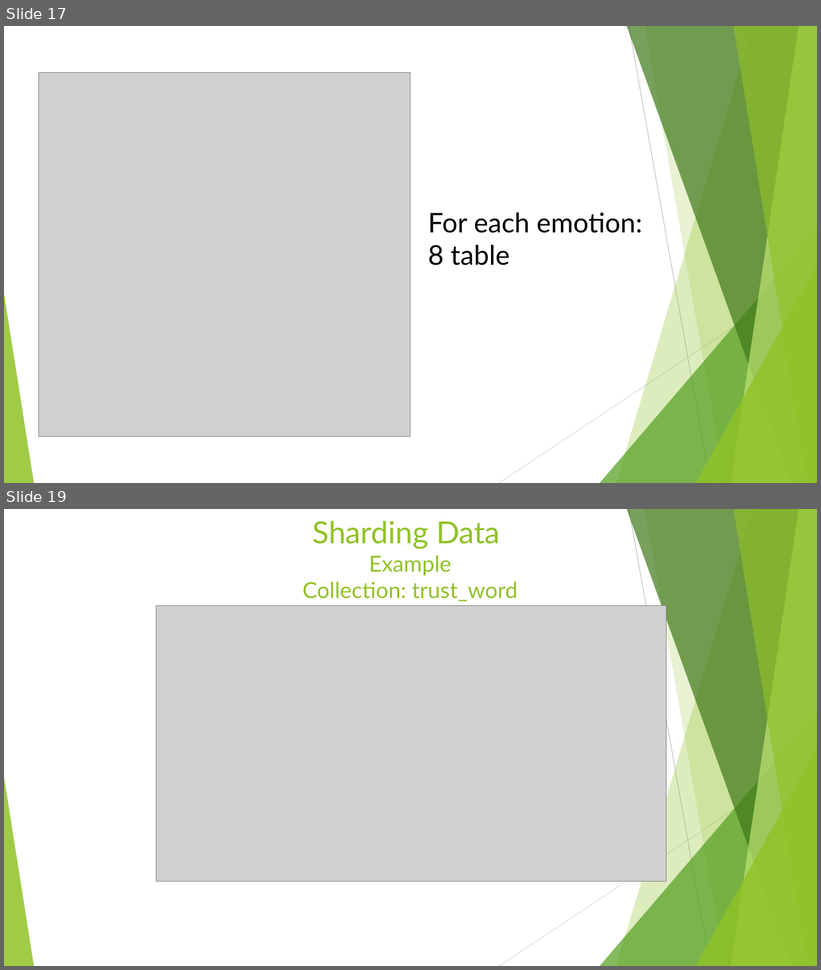
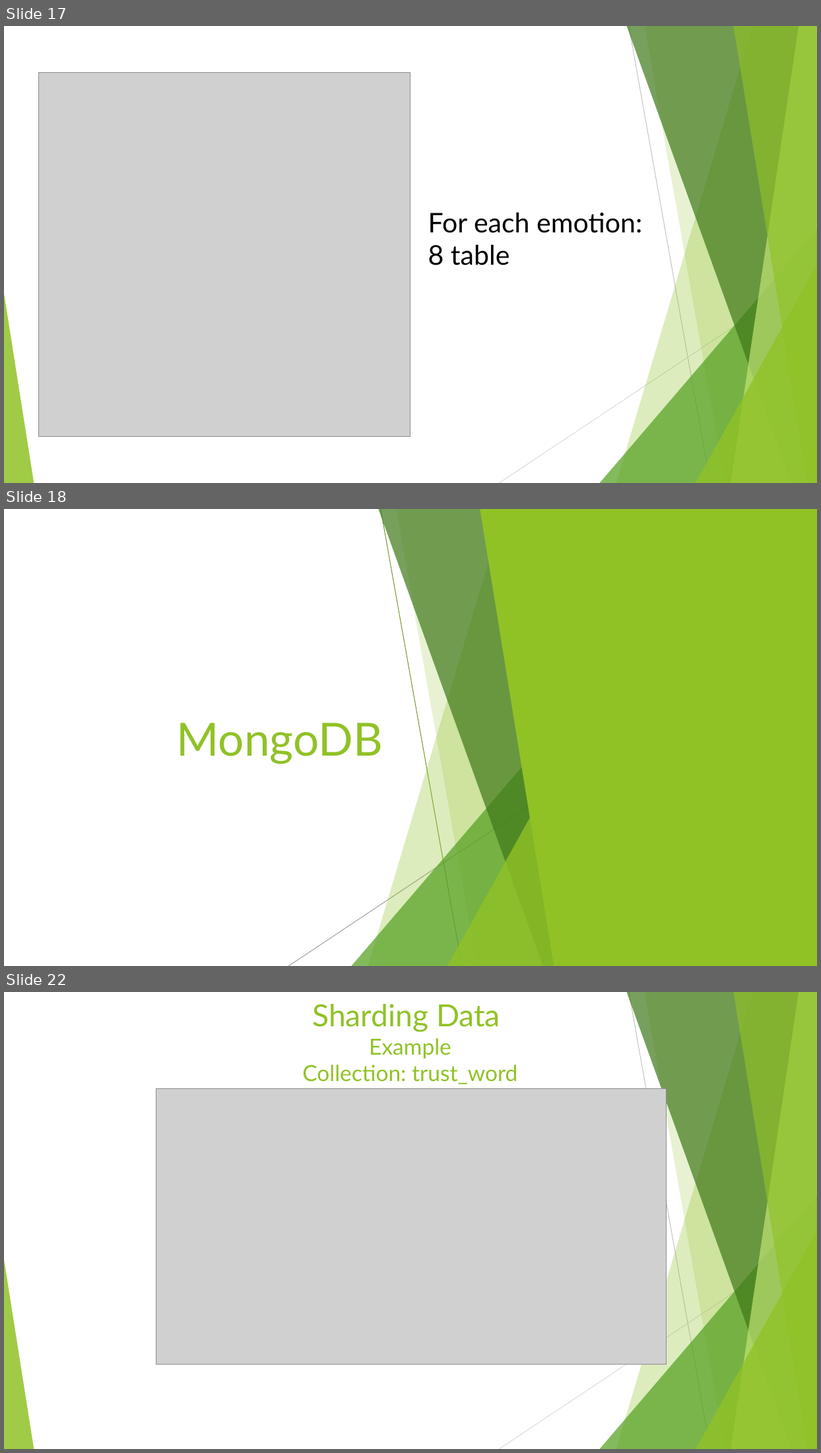
Before and after one commit to lucaMari94/mongodb-sentiment-analysis, a slide deck: silde/slide.pptx. Shown one above the other, each under a label of ours: slides 17 and 19 before the commit, slides 17, 18 and 22 after it; the slides between them are not shown. The pictures are 821x970 and 821x1453 pixels, drawn with LibreOffice and Linux fonts; fonts in the diff are those of the drawing; grey boxes stand for pictures. Boxes give left, top, right and bottom in pixels: in the first picture for what was removed or moved away, otherwise in the second. Text is boxed around its words. In the diff, an @@ line names an element or a change of style, - is before the commit and + after.

```diff
--- a/silde/slide.pptx
+++ b/silde/slide.pptx
@@ slide 18 added at [4,509,817,966], background #FFFFFF; not listed: 8 template elements that a slide beside it also shows @@
@@ group added at [4,509,817,966]: 5 freeform shapes, 3 triangles, 2 lines @@
@@ rectangle added at [4,509,817,966], fill #FFFFFF @@
@@ freeform shape added at [480,509,817,966], fill #90C226 @@
@@ title added at [177,723,383,764], 54 pt, text #90C226 @@
+MongoDB
@@ group added at [289,509,607,966]: 3 freeform shapes, 2 lines, 2 triangles @@
@@ what was slide 19 is now slide 22 @@
```
Also in this commit, not shown: 2 slides changed, 5 other slides added, 1 slide removed, 7 other files.
